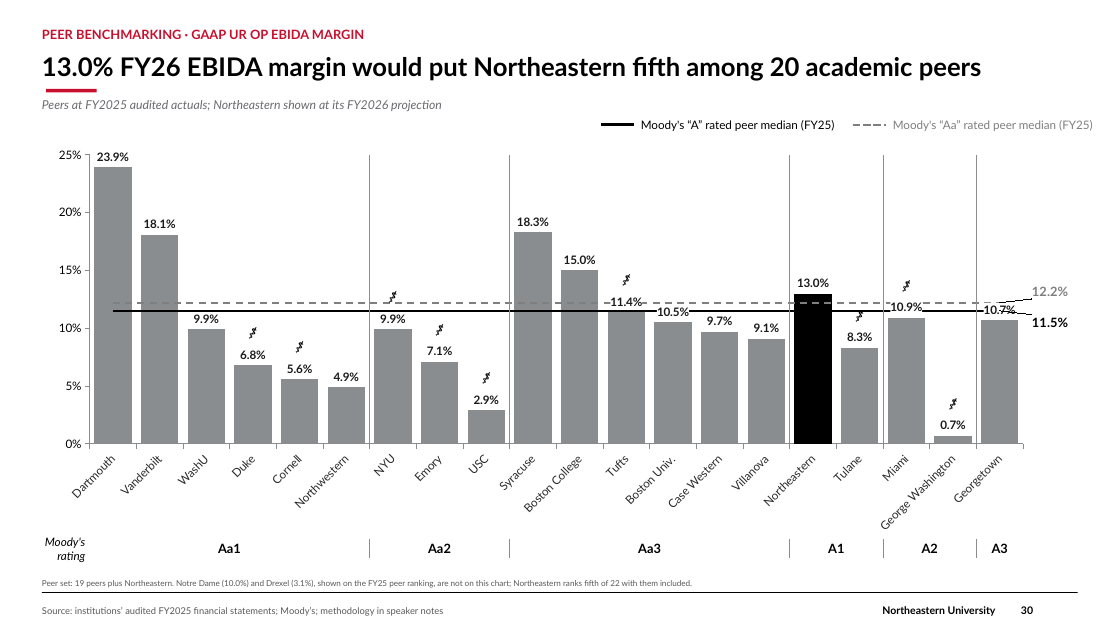
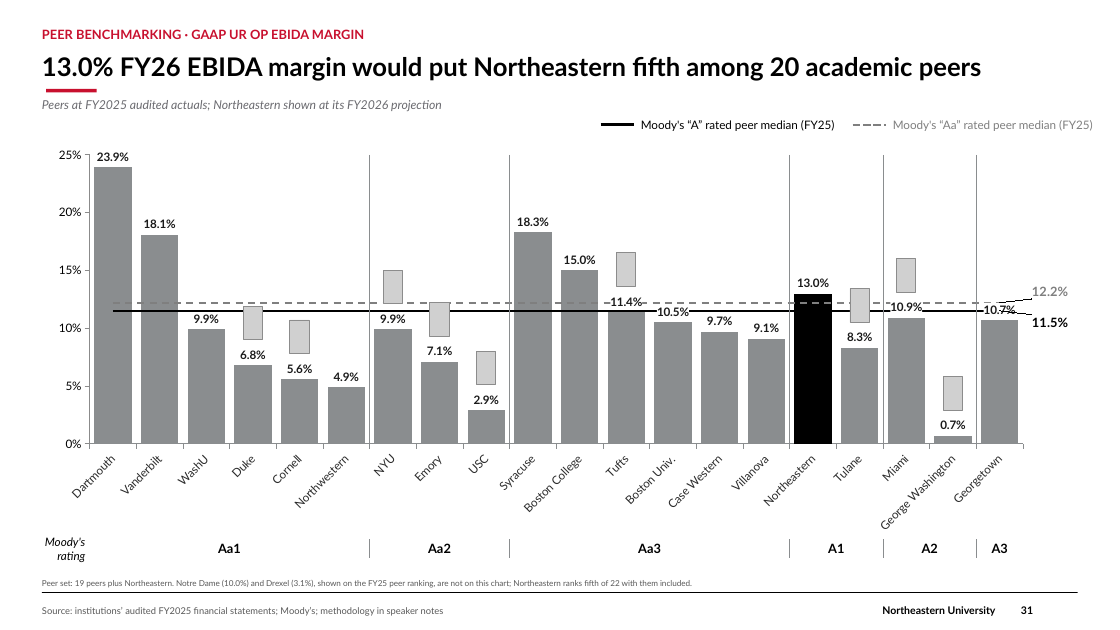
Before and after one commit to brettcsweet/Tonys-repo, a slide deck: slide 31 of GC_Financial_Update_2026-09-30.pptx (slide 30 before the commit). Drawn at 1120x630 pixels with LibreOffice and Linux fonts; fonts in the diff are those of the drawing; grey boxes stand for pictures; background and template pictures are left out. Boxes give left, top, right and bottom in pixels: in the first picture for what was removed or moved away, otherwise in the second. Text is boxed around its words. In the diff, an @@ line names an element or a change of style, - is before the commit and + after.

```diff
--- a/GC_Financial_Update_2026-09-30.pptx
+++ b/GC_Financial_Update_2026-09-30.pptx
@@ ellipse removed at (x1=614, y1=266, x2=639, y2=292) @@
-⚕
@@ picture added at (x1=617, y1=253, x2=636, y2=287) @@
@@ picture added at (x1=897, y1=259, x2=916, y2=292) @@
@@ ellipse removed at (x1=381, y1=284, x2=406, y2=309) @@
-⚕
@@ picture added at (x1=383, y1=271, x2=402, y2=304) @@
@@ picture added at (x1=850, y1=289, x2=870, y2=323) @@
@@ ellipse removed at (x1=894, y1=272, x2=919, y2=297) @@
-⚕
@@ ellipse removed at (x1=240, y1=319, x2=266, y2=344) @@
-⚕
@@ picture added at (x1=244, y1=306, x2=263, y2=339) @@
@@ picture added at (x1=290, y1=320, x2=309, y2=354) @@
@@ ellipse removed at (x1=427, y1=316, x2=452, y2=341) @@
-⚕
@@ picture added at (x1=430, y1=302, x2=450, y2=336) @@
@@ ellipse removed at (x1=847, y1=302, x2=872, y2=328) @@
-⚕
@@ ellipse removed at (x1=287, y1=334, x2=313, y2=359) @@
-⚕
@@ picture added at (x1=476, y1=351, x2=496, y2=385) @@
@@ ellipse removed at (x1=474, y1=365, x2=499, y2=390) @@
-⚕
@@ picture added at (x1=944, y1=376, x2=963, y2=410) @@
@@ ellipse removed at (x1=941, y1=390, x2=966, y2=415) @@
-⚕
@@ page number at (x1=1021, y1=606, x2=1033, y2=614): text changed @@
-30
+31
```
Also in this commit, not shown: 23 other slides changed, 2 slides added.
